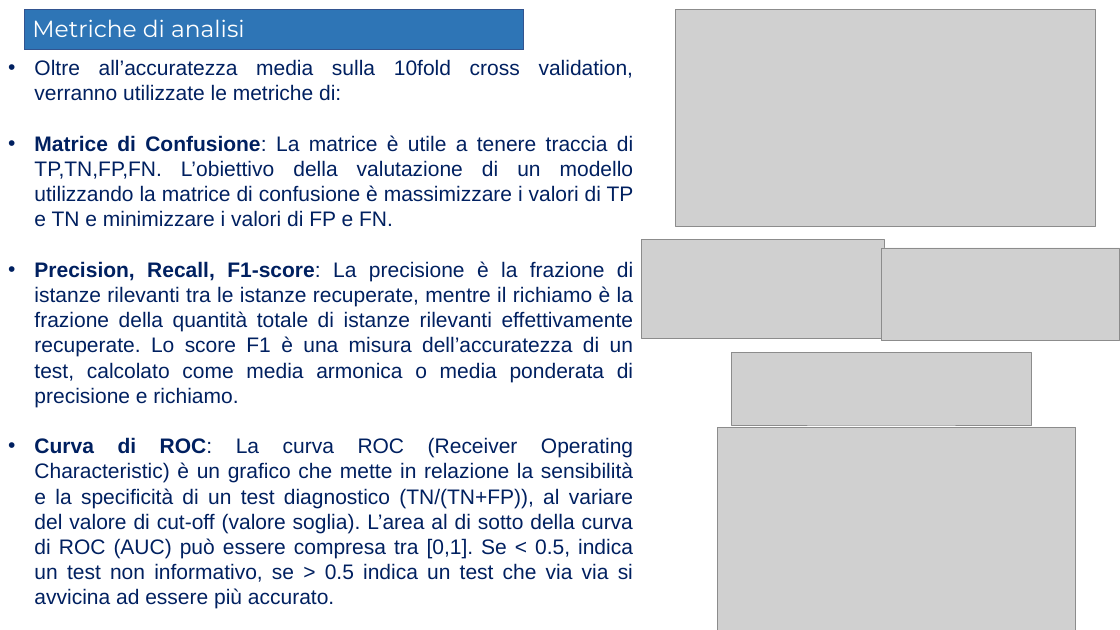
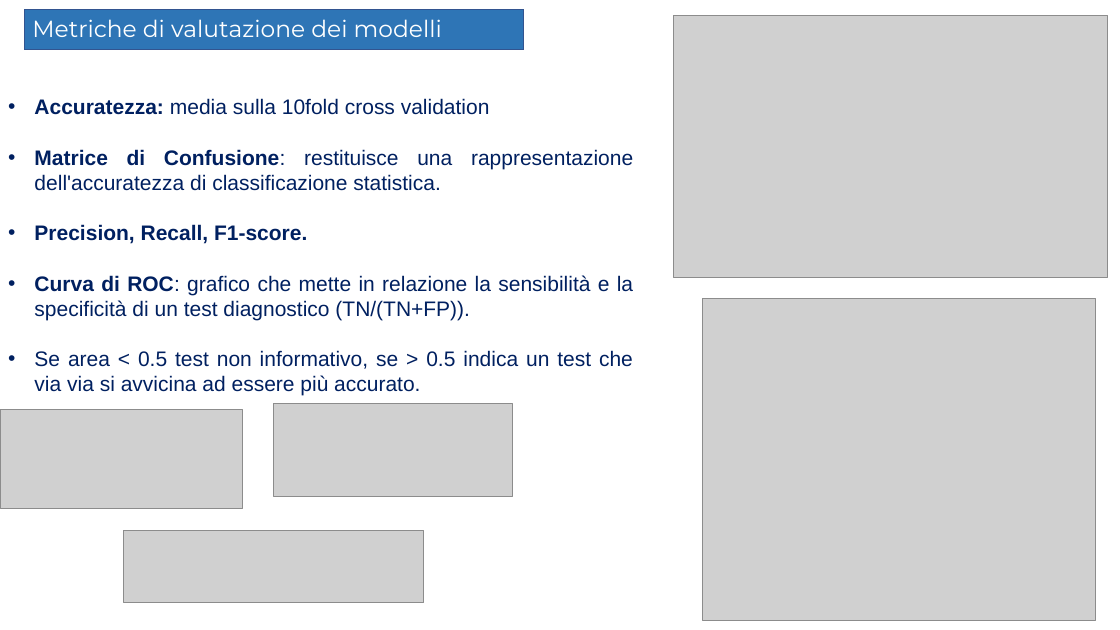
Before and after one commit to Elmaravilla7/Tesi, a slide deck: slide 7 of Presentazione204898.pptx (slide 18 before the commit). Drawn at 1120x630 pixels with LibreOffice and Linux fonts; fonts in the diff are those of the drawing; grey boxes stand for pictures; background and template pictures are left out. Boxes give left, top, right and bottom in pixels: in the first picture for what was removed or moved away, otherwise in the second. Text is boxed around its words. In the diff, an @@ line names an element or a change of style, - is before the commit and + after.

```diff
--- a/Presentazione204898.pptx
+++ b/Presentazione204898.pptx
@@ text at [32,19,442,37]: text changed @@
-Metriche di analisi
+Metriche di valutazione dei modelli
@@ picture: place and size @@
-picture at [676,9,1096,226]
+picture at [674,15,1108,277]
@@ text at [34,98,633,396]: text changed @@
-• Oltre all’accuratezza media sulla 10fold cross validation, verranno utilizzate le metriche di:
-• Matrice di Confusione: La matrice è utile a tenere traccia di TP,TN,FP,FN. L’obiettivo della valutazione di un modello utilizzando la matrice di confusione è massimizzare i valori di TP e TN e minimizzare i valori di FP e FN.
-• Precision, Recall, F1-score: La precisione è la frazione di istanze rilevanti tra le istanze recuperate, mentre il richiamo è la frazione della quantità totale di istanze rilevanti effettivamente recuperate. Lo score F1 è una misura dell’accuratezza di un test, calcolato come media armonica o media ponderata di precisione e richiamo.
-• Curva di ROC: La curva ROC (Receiver Operating Characteristic) è un grafico che mette in relazione la sensibilità e la specificità di un test diagnostico (TN/(TN+FP)), al variare del valore di cut-off (valore soglia). L’area al di sotto della curva di ROC (AUC) può essere compresa tra [0,1]. Se < 0.5, indica un test non informativo, se > 0.5 indica un test che via via si avvicina ad essere più accurato.
+• Accuratezza: media sulla 10fold cross validation
+• Matrice di Confusione: restituisce una rappresentazione dell'accuratezza di classificazione statistica.
+• Precision, Recall, F1-score.
+• Curva di ROC: grafico che mette in relazione la sensibilità e la specificità di un test diagnostico (TN/(TN+FP)).
+• Se area < 0.5 test non informativo, se > 0.5 indica un test che via via si avvicina ad essere più accurato.
@@ picture: place and size @@
-picture at [718,427,1076,630]
+picture at [703,299,1096,621]
@@ picture: place and size @@
-picture at [642,240,885,339]
+picture at [0,410,243,509]
@@ picture: place and size @@
-picture at [881,248,1120,340]
+picture at [274,403,513,496]
@@ picture: place and size @@
-picture at [731,353,1031,425]
+picture at [124,530,423,602]
```
Also in this commit, not shown: 22 other slides changed, 1 slide added, 16 slides removed.
